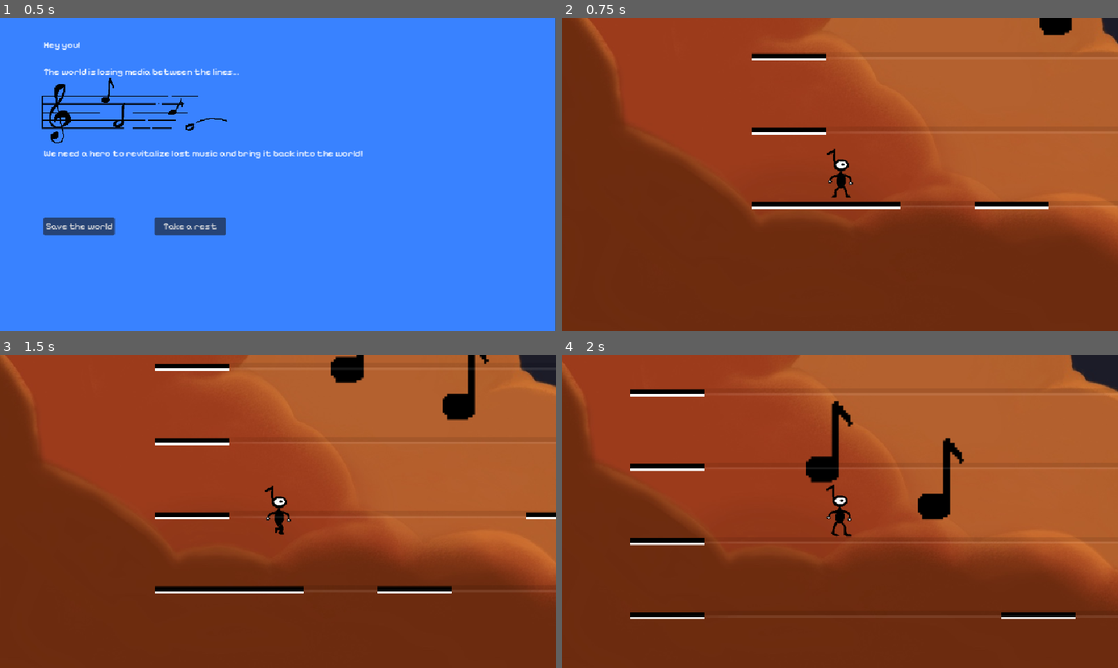
Above: before the commit, frames 1-4 (two rows, left to right).
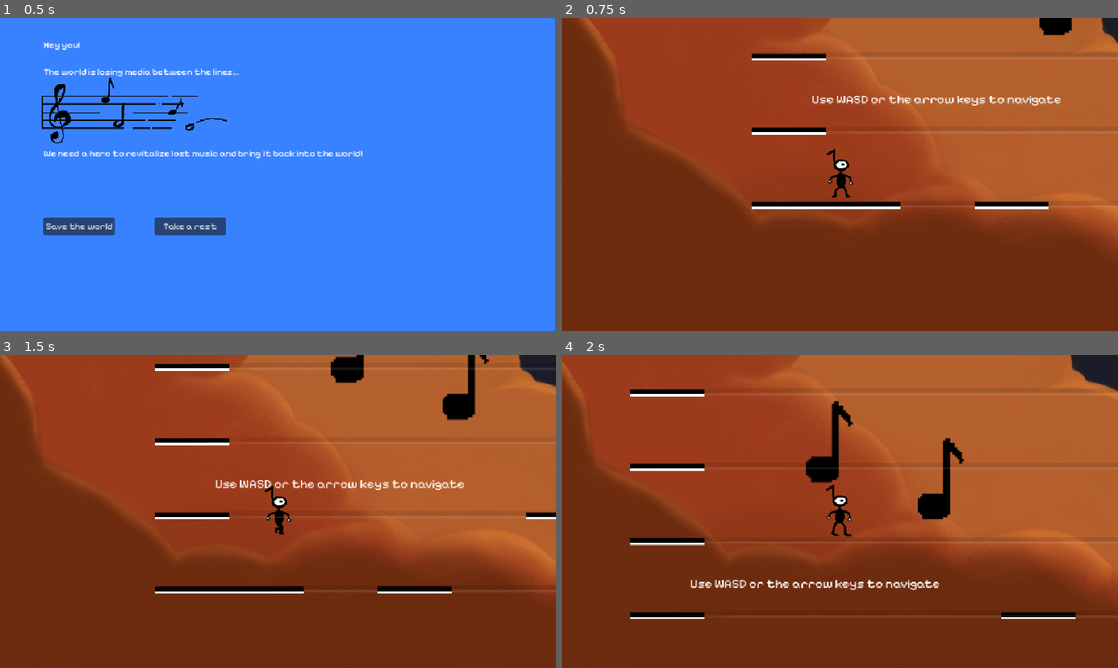
Above: after the commit, the same moments.

Repository: TechPowerAwaits/MRUHacks-2026
Game: Godot game, scene res://scenes/menu.tscn
Same seed, same stepped clock (60 frames per second), same inputs: the game is played once before the commit and once after it.
Inputs:
- Up to frame 1 (0.5 s): no input
- Up to frame 2 (0.75 s): click "Save the world" at 0.5 s
- Up to frame 3 (1.5 s): hold D (move_right) from 1.28 s (still down); hold Space (jump) from 1.28 s (still down)
- Up to frame 4 (2 s): keep holding D (move_right); keep holding Space (jump)

Frame 1 is identical in both runs. In frame 2, 0.7% of the frame differs, in the area x 45-90%, y 24-28%; in frame 3, 0.7%; in frame 4, 0.6%.

Commit message:
Add text to scene 1

Diff:
--- a/scenes/scene_1.tscn
+++ b/scenes/scene_1.tscn
@@ -74,6 +74,9 @@
 [sub_resource type="TileSet" id="TileSet_v5tiw"]
 sources/0 = SubResource("TileSetAtlasSource_p837x")
 
+[sub_resource type="LabelSettings" id="LabelSettings_v5tiw"]
+font_size = 22
+
 [node name="Scene 1" type="Node2D" unique_id=1033258207]
 script = ExtResource("1_t6bmd")
 
@@ -113,5 +116,36 @@
 
 [node name="Text" type="Node" parent="." unique_id=2040545858]
 
+[node name="Label4" type="Label" parent="Text" unique_id=1354267731]
+offset_left = 442.0
+offset_top = 289.0
+offset_right = 873.0
+offset_bottom = 317.0
+text = "Find the lost media to save the world"
+label_settings = SubResource("LabelSettings_v5tiw")
+
+[node name="Label2" type="Label" parent="Text" unique_id=762572350]
+offset_left = -69.0
+offset_top = 197.0
+offset_right = 362.0
+offset_bottom = 225.0
+text = "Hold to jump higher"
+label_settings = SubResource("LabelSettings_v5tiw")
+
+[node name="Label" type="Label" parent="Text" unique_id=1654710301]
+offset_left = -969.0
+offset_top = 313.0
+offset_right = -538.0
+offset_bottom = 341.0
+text = "Use WASD or the arrow keys to navigate"
+label_settings = SubResource("LabelSettings_v5tiw")
+
+[node name="Label3" type="Label" parent="Text" unique_id=1755445252]
+offset_left = 1379.0
+offset_top = -126.0
+offset_right = 1652.0
+offset_bottom = -106.0
+text = "Sometimes you need a leap of faith"
+
 [connection signal="died" from="Player" to="." method="_on_player_died"]
 [connection signal="cd_contact" from="CD" to="." method="_on_cd_cd_contact"]
